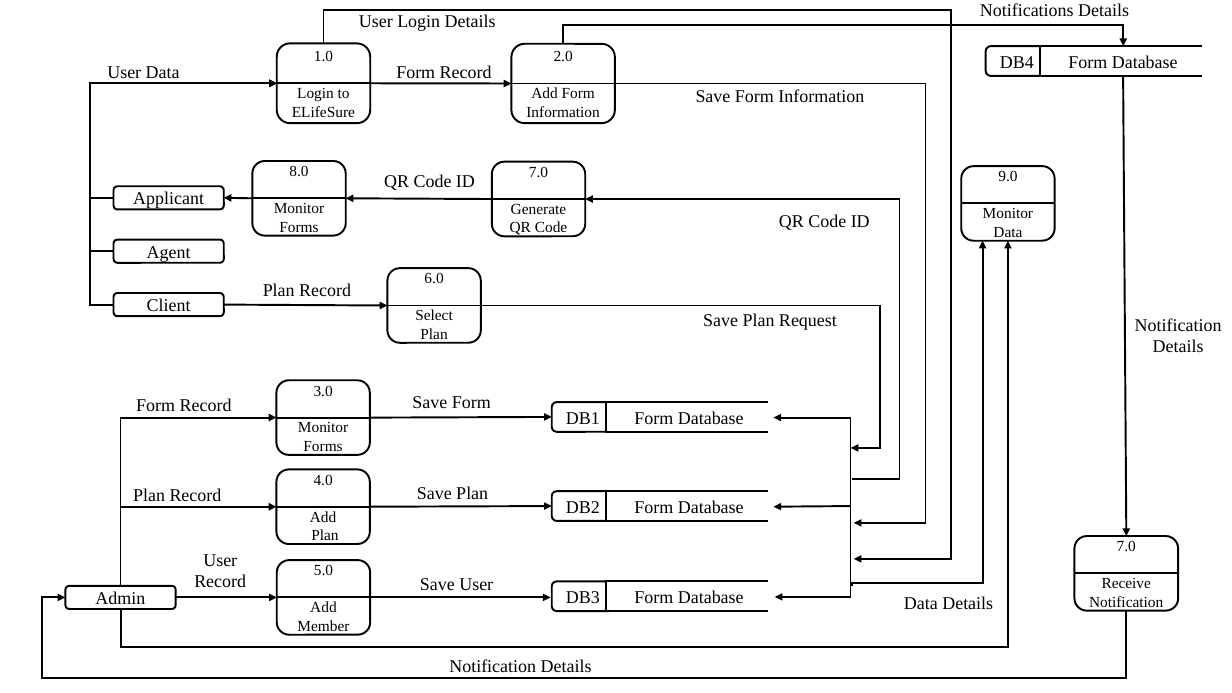
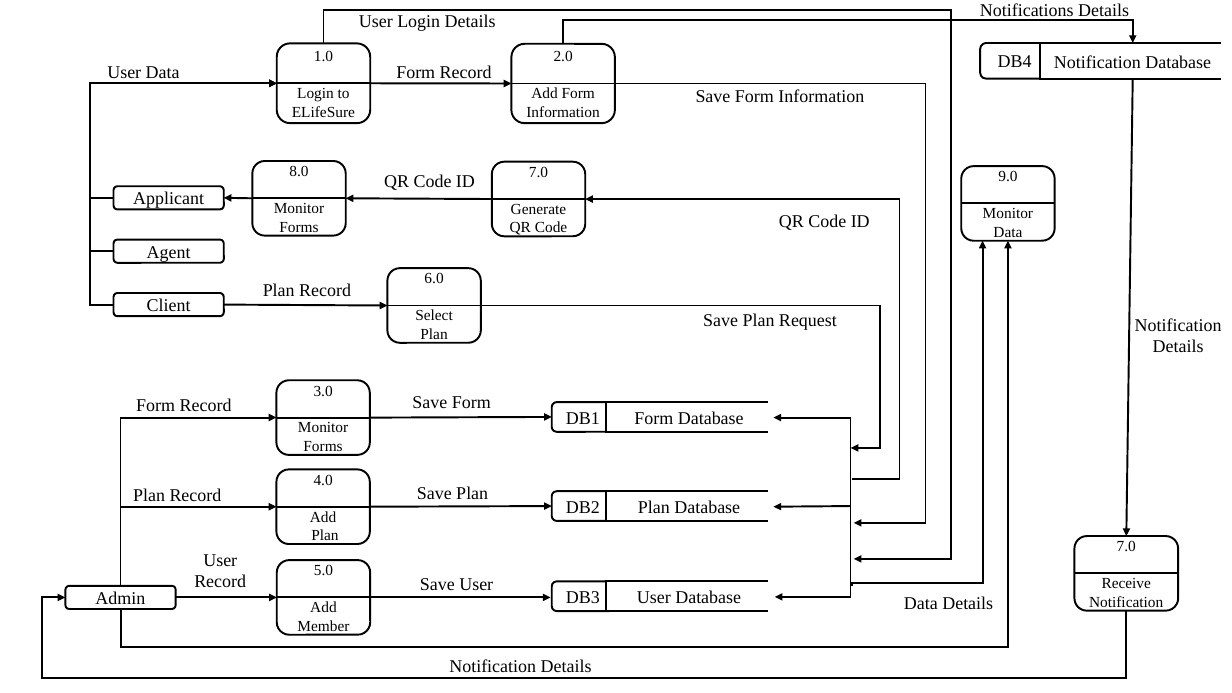
Before and after one commit to CaibalLester/CapstonePaper, a slide deck: slide 1 of Other Files/Diagram 0.pptx. Drawn at 1232x693 pixels with LibreOffice and Linux fonts; fonts in the diff are those of the drawing. Boxes give left, top, right and bottom in pixels: in the first picture for what was removed or moved away, otherwise in the second. Text is boxed around its words. In the diff, an @@ line names an element or a change of style, - is before the commit and + after.

```diff
--- a/Other Files/Diagram 0.pptx
+++ b/Other Files/Diagram 0.pptx
@@ elbow arrow moved from (563, 43) - (1124, 46) to (563, 43) - (1133, 43) @@
@@ rounded rectangle "DB4": place and size @@
-rounded rectangle "DB4" at box(986, 46, 1049, 76)
+rounded rectangle "DB4" at box(981, 43, 1050, 79)
@@ rounded rectangle "Notification Database": place and size @@
-rounded rectangle "Notification Database" at box(1041, 46, 1207, 76)
+rounded rectangle "Notification Database" at box(1041, 43, 1226, 79)
@@ text in rounded rectangle at box(1054, 55, 1211, 68): text changed @@
-Form Database
+Notification Database
@@ rectangle: place and size @@
-rectangle at box(1203, 46, 1208, 78)
+rectangle at box(1222, 43, 1227, 80)
@@ arrow moved from (1124, 76) - (1127, 536) to (1133, 79) - (1127, 536) @@
@@ text in rounded rectangle at box(638, 500, 740, 513): text changed @@
-Form Database
+Plan Database
@@ text in rounded rectangle at box(637, 590, 741, 603): text changed @@
-Form Database
+User Database
```
Also in this commit, not shown: 4 other files.
